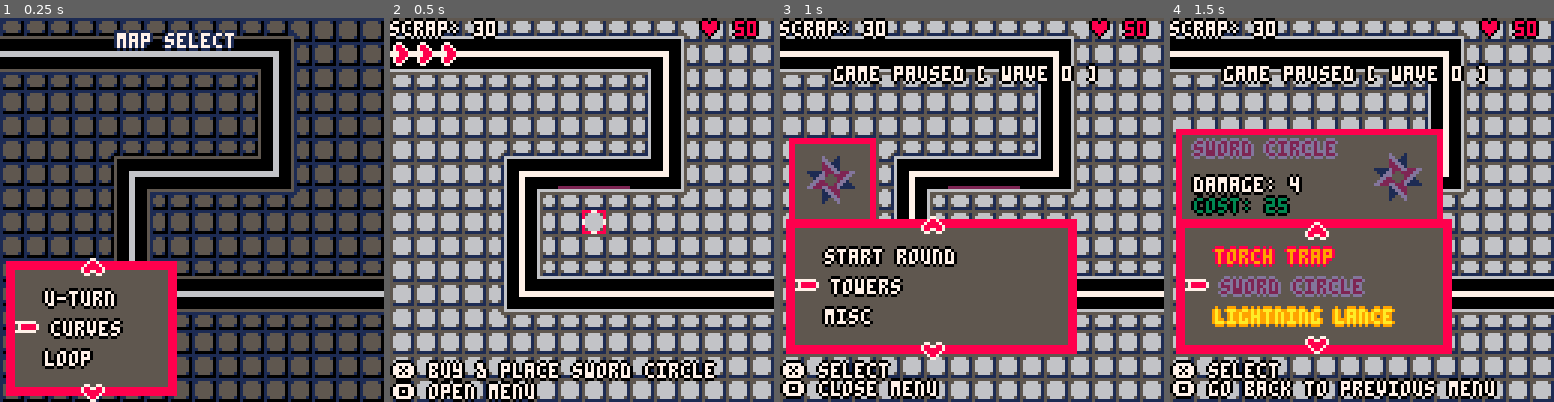
Above: before the commit, frames 1-4 (left to right).
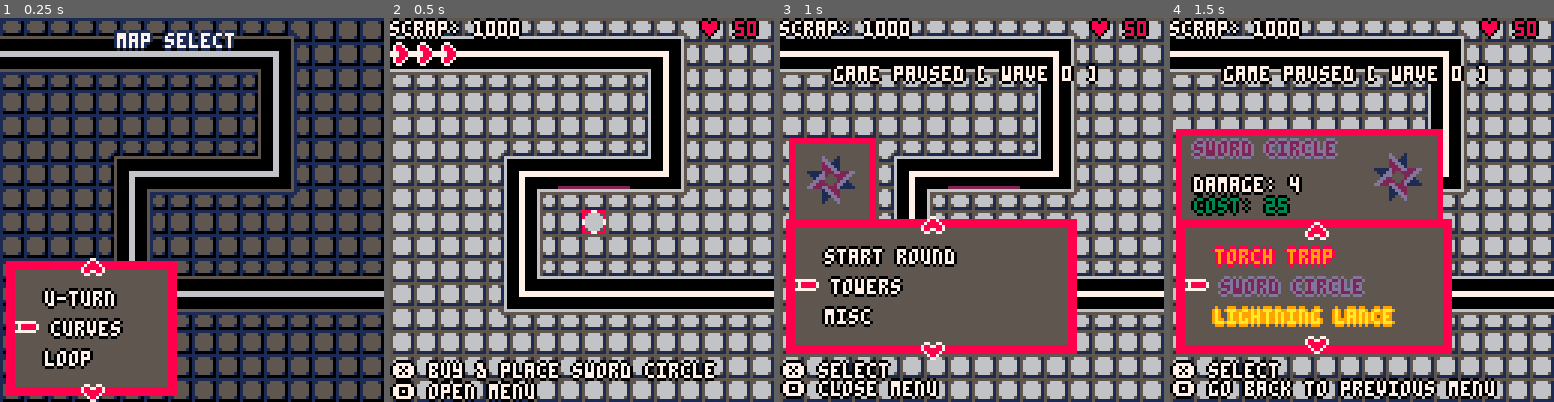
Above: after the commit, the same moments.

Repository: profilename14/TowerDefense
Game: PICO-8 cartridge tower_defense.p8
Same seed, same stepped clock (60 frames per second), same inputs: the game is played once before the commit and once after it.
Inputs:
- Up to frame 1 (0.25 s): no input
- Up to frame 2 (0.5 s): tap X (X key) at 0.33 s
- Up to frame 3 (1 s): tap O (Z key) at 0.7 s
- Up to frame 4 (1.5 s): tap X (X key) at 1.07 s

Frame 1 is identical in both runs. In frame 2, 0.4% of the frame differs, in the area x 22-35%, y 0-6%; in frame 3, 0.4%; in frame 4, 0.4%.

Commit message:
refactored hale blast

Diff:
--- a/src/data.lua
+++ b/src/data.lua
@@ -59,7 +59,7 @@
     sprite_index = 1,
     size = 1
   }
-  coins = 30
+  coins = 1000  -- TEMP
   player_health = 50
   enemy_required_spawn_ticks = 10
   -- If true, selecting towers manifests them. If false, selecting towers sells them.
--- a/src/helpers.lua
+++ b/src/helpers.lua
@@ -51,11 +51,11 @@
   return fget(mget(coord.x, coord.y), global_table_data.map_meta_data.non_path_flag_id)
 end
 
-function add_enemy_at_to_table(pos, table)
+function add_enemy_at_to_table(pos, table, multitarget)
   for enemy in all(enemies) do
     if enemy.position == pos then
       add(table, enemy)
-      return
+      if (multitarget) return
     end
   end
 end
--- a/src/tower.lua
+++ b/src/tower.lua
@@ -17,7 +17,6 @@
   self.__index = self
   return obj
 end
-
 function Tower:attack()
   self.current_attack_ticks = (self.current_attack_ticks + 1) % self.attack_delay
   if (self.current_attack_ticks > 0) return
@@ -27,9 +26,9 @@
       -- ensure damage is awlays updated to the cooldown.
       self.dmg = min(self.manifest_cooldown, 100) / 15
     end
-    Tower.apply_damage(self, Tower.nova_collision(self))
+    Tower.apply_damage(self, Tower.nova_collision(self), self.dmg)
   elseif self.type == "rail" then
-    Tower.apply_damage(self, Tower.raycast(self))
+    Tower.apply_damage(self, Tower.raycast(self), self.dmg)
   elseif self.type == "frontal" then
     Tower.freeze_enemies(self, Tower.frontal_collision(self))
   elseif self.type == "floor" then
@@ -47,7 +46,7 @@
   if (#hits > 0) raycast_spawn(self.position, self.radius, self.dir, global_table_data.animation_data.spark)
   return hits
 end
--- Used for manifestation wby both the Hale Howitzer and Lightning Lance (probably). Can draw whatever type of line required.
+-- Used for manifestation wby both the Hale Howitzer and Lightning Lance. Can draw whatever type of line required.
 function Tower:custom_raycast(in_position, in_radius, in_direction, in_animation)
   if (in_direction == Vec:new(0, 0)) return
   local hits = {}
@@ -82,14 +81,9 @@
   if (#hits > 0) frontal_spawn(self.position, self.radius, self.dir, global_table_data.animation_data.frost)
   return hits
 end
-function Tower:apply_damage(targets)
+function Tower:apply_damage(targets, damage)
   for enemy in all(targets) do
-    if (enemy.hp > 0) enemy.hp -= self.dmg
-  end
-end
-function Tower:apply_custom_damage(damage_in, targets)
-  for enemy in all(targets) do
-    if (enemy.hp > 0) enemy.hp -= damage_in
+    if (enemy.hp > 0) enemy.hp -= damage
   end
 end
 function Tower:freeze_enemies(targets)
@@ -105,35 +99,49 @@
   draw_sprite_shadow(sprite, p, 2, self.animator.sprite_size, theta)
   draw_sprite_rotated(sprite, p, self.animator.sprite_size, theta)
 end
-
-function place_tower(position)
-  -- check if there is a tower here
-  if (grid[position.y][position.x] == "tower") return false
-  local tower_details = global_table_data.tower_templates[selected_menu_tower_id]
-  -- check if player has the money
-  if (coins < tower_details.cost) return false
-  -- spawn the tower
-  if ((tower_details.type == "floor") ~= (grid[position.y][position.x] == "path")) return false
-  add(towers, Tower:new(position, tower_details, direction))
-  coins -= tower_details.cost
-  grid[position.y][position.x] = "tower"
-  return true
-end
-
-function refund_tower_at(position)
-  for tower in all(towers) do
-    if tower.position == position then
-      grid[position.y][position.x] = "empty"
-      if (tower.type == "floor") grid[position.y][position.x] = "path"
-      coins += tower.cost \ 1.25
-      del(animators, tower.animator)
-      del(towers, tower)
-     end
-  end
-end
-
 function Tower:cooldown()
   if (self.manifest_cooldown >= 0) self.manifest_cooldown -= 1
+end
+function Tower:manifested_lightning_blast()
+  local pos_sel = selector.position/8
+  local xnum =  (pos_sel.x - self.position.x) / 8
+  local ynum =  (pos_sel.y - self.position.y) / 8
+  local direction = Vec:new(xnum, ynum)
+  local selfpos = Vec:new(self.position.x+1, self.position.y)
+  if (self.manifest_cooldown > 0) return
+  self.manifest_cooldown = 5
+  for i=1, 3 do
+    Tower.apply_damage(self, Tower.custom_raycast(self, selfpos, 64, direction, global_table_data.animation_data.spark), self.dmg * 2)
+    selfpos.x -= 1
+  end
+  selfpos.x += 2
+  selfpos.y += 1
+  for i=1, 3 do
+    Tower.apply_damage(self, Tower.custom_raycast(self, selfpos, 64, direction, global_table_data.animation_data.spark), self.dmg * 2)
+    selfpos.y -= 1
+  end
+end
+function Tower:manifested_hale_blast()
+  if (self.manifest_cooldown > 0) return
+  self.manifest_cooldown = 25
+
+  local pos = selector.position / 8
+  local hits = {}
+  add_enemy_at_to_table(pos, hits, true)  -- center
+  add_enemy_at_to_table(pos + Vec:new(0, 1), hits, true)  -- south
+  add_enemy_at_to_table(pos + Vec:new(0, -1), hits, true) -- north
+  add_enemy_at_to_table(pos + Vec:new(-1, 0), hits, true) -- west
+  add_enemy_at_to_table(pos + Vec:new(1, 0), hits, true)  -- east
+
+  Tower.freeze_enemies(self, hits)
+  Tower.apply_damage(self, hits, self.dmg\4)
+end
+ -- The sword circle uses the cooldown system in a different kind of way: it stores the player's
+ -- rotation speed (to a max of 100/25=4 damage, with 3x attack speed).
+function Tower:check_sword_circle_spin()
+  self.manifest_cooldown += 7
+  self.manifest_cooldown = min(self.manifest_cooldown, 110)
+  self.dmg = min(self.manifest_cooldown, 100) / 15
 end
 
 function manifest_tower_at(position)
@@ -182,55 +190,30 @@
   end
 end
 
-function Tower:manifested_lightning_blast()
-  local pos_sel = selector.position/8
-  local xnum =  (pos_sel.x - self.position.x) / 8
-  local ynum =  (pos_sel.y - self.position.y) / 8
-  local direction = Vec:new(xnum, ynum)
-  local selfpos = Vec:new(self.position.x+1, self.position.y)
-  if (self.manifest_cooldown > 0) return
-  self.manifest_cooldown = 200
-  for i=1, 3 do
-    Tower.apply_custom_damage(self, self.dmg * 2, Tower.custom_raycast(self, selfpos, 64, direction, global_table_data.animation_data.spark))
-    selfpos.x -= 1
-  end
-  selfpos.x += 2
-  selfpos.y += 1
-  for i=1, 3 do
-    Tower.apply_custom_damage(self, self.dmg * 2, Tower.custom_raycast(self, selfpos, 64, direction, global_table_data.animation_data.spark))
-    selfpos.y -= 1
-  end
-end
-
-function Tower:manifested_hale_blast()
-  local pos = selector.position/8
-  local southpos = Vec:new(pos.x, pos.y + 2)
-  local westpos = Vec:new(pos.x - 2, pos.y)
-  local north = Vec:new(0, -1)
-  local east  = Vec:new(1, 0)
-  if (self.manifest_cooldown > 0) return
-  self.manifest_cooldown = 25
-  -- Now that we know we can attack, freeze a 3x3 + shaped area and then deal damage in that same area.
-  -- Note this will probably deal extra damage to the center area but we can just call that a feature.
-  Tower.freeze_enemies(self, Tower.custom_raycast(self, southpos, 3, north, global_table_data.animation_data.frost))
-  Tower.freeze_enemies(self, Tower.custom_raycast(self, westpos, 3, east, global_table_data.animation_data.frost))
-  Tower.apply_custom_damage(self, self.dmg / 4, Tower.custom_raycast(self, southpos, 3, north, global_table_data.animation_data.frost))
-  Tower.apply_custom_damage(self, self.dmg / 4, Tower.custom_raycast(self, westpos, 3, east, global_table_data.animation_data.frost))
-
-end
-
- -- The sword circle uses the cooldown system in a different kind of way: it stores the player's
- -- rotation speed (to a max of 100/25=4 damage, with 3x attack speed).
-
-function Tower:check_sword_circle_spin()
-
-  self.manifest_cooldown += 7
-
-  self.manifest_cooldown = min(self.manifest_cooldown, 110)
-
-  self.dmg = min(self.manifest_cooldown, 100) / 15
-
-  printh(self.dmg)
+function place_tower(position)
+  -- check if there is a tower here
+  if (grid[position.y][position.x] == "tower") return false
+  local tower_details = global_table_data.tower_templates[selected_menu_tower_id]
+  -- check if player has the money
+  if (coins < tower_details.cost) return false
+  -- spawn the tower
+  if ((tower_details.type == "floor") ~= (grid[position.y][position.x] == "path")) return false
+  add(towers, Tower:new(position, tower_details, direction))
+  coins -= tower_details.cost
+  grid[position.y][position.x] = "tower"
+  return true
+end
+
+function refund_tower_at(position)
+  for tower in all(towers) do
+    if tower.position == position then
+      grid[position.y][position.x] = "empty"
+      if (tower.type == "floor") grid[position.y][position.x] = "path"
+      coins += tower.cost \ 1.25
+      del(animators, tower.animator)
+      del(towers, tower)
+     end
+  end
 end
 
 function draw_tower_attack_overlay(tower_details)
--- a/tower_defense.p8
+++ b/tower_defense.p8
@@ -183,7 +183,7 @@
     sprite_index = 1,
     size = 1
   }
-  coins = 30
+  coins = 1000  -- TEMP
   player_health = 50
   enemy_required_spawn_ticks = 10
   manifest_mode = true
@@ -367,9 +367,12 @@
   self.current_attack_ticks = (self.current_attack_ticks + 1) % self.attack_delay
   if (self.current_attack_ticks > 0) return
   if self.type == "tack" then
-    Tower.apply_damage(self, Tower.nova_collision(self))
+    if manifesting_sword and self.position == manifest_location then
+      self.dmg = min(self.manifest_cooldown, 100) / 15
+    end
+    Tower.apply_damage(self, Tower.nova_collision(self), self.dmg)
   elseif self.type == "rail" then
-    Tower.apply_damage(self, Tower.raycast(self))
+    Tower.apply_damage(self, Tower.raycast(self), self.dmg)
   elseif self.type == "frontal" then
     Tower.freeze_enemies(self, Tower.frontal_collision(self))
   elseif self.type == "floor" then
@@ -392,8 +395,8 @@
   local hits = {}
   for i=1, in_radius do
     local cur_loc = in_position + in_direction * i
-    cur_loc.x = ((flr(cur_loc.x))*8 )/ 8
-    cur_loc.y = ((flr(cur_loc.y))*8 )/ 8
+    cur_loc.x = flr(cur_loc.x)
+    cur_loc.y = flr(cur_loc.y)
     add_enemy_at_to_table(cur_loc, hits)
   end
   custom_raycast_spawn(in_position, in_radius, in_direction, in_animation)
@@ -420,14 +423,9 @@
   if (#hits > 0) frontal_spawn(self.position, self.radius, self.dir, global_table_data.animation_data.frost)
   return hits
 end
-function Tower:apply_damage(targets)
+function Tower:apply_damage(targets, damage)
   for enemy in all(targets) do
-    if (enemy.hp > 0) enemy.hp -= self.dmg
-  end
-end
-function Tower:apply_custom_damage(damage_in, targets)
-  for enemy in all(targets) do
-    if (enemy.hp > 0) enemy.hp -= damage_in
+    if (enemy.hp > 0) enemy.hp -= damage
   end
 end
 function Tower:freeze_enemies(targets)
@@ -443,29 +441,45 @@
   draw_sprite_shadow(sprite, p, 2, self.animator.sprite_size, theta)
   draw_sprite_rotated(sprite, p, self.animator.sprite_size, theta)
 end
-function place_tower(position)
-  if (grid[position.y][position.x] == "tower") return false
-  local tower_details = global_table_data.tower_templates[selected_menu_tower_id]
-  if (coins < tower_details.cost) return false
-  if ((tower_details.type == "floor") ~= (grid[position.y][position.x] == "path")) return false
-  add(towers, Tower:new(position, tower_details, direction))
-  coins -= tower_details.cost
-  grid[position.y][position.x] = "tower"
-  return true
-end
-function refund_tower_at(position)
-  for tower in all(towers) do
-    if tower.position == position then
-      grid[position.y][position.x] = "empty"
-      if (tower.type == "floor") grid[position.y][position.x] = "path"
-      coins += tower.cost \ 1.25
-      del(animators, tower.animator)
-      del(towers, tower)
-     end
-  end
-end
 function Tower:cooldown()
   if (self.manifest_cooldown >= 0) self.manifest_cooldown -= 1
+end
+function Tower:manifested_lightning_blast()
+  local pos_sel = selector.position/8
+  local xnum =  (pos_sel.x - self.position.x) / 8
+  local ynum =  (pos_sel.y - self.position.y) / 8
+  local direction = Vec:new(xnum, ynum)
+  local selfpos = Vec:new(self.position.x+1, self.position.y)
+  if (self.manifest_cooldown > 0) return
+  self.manifest_cooldown = 5
+  for i=1, 3 do
+    Tower.apply_damage(self, Tower.custom_raycast(self, selfpos, 64, direction, global_table_data.animation_data.spark), self.dmg * 2)
+    selfpos.x -= 1
+  end
+  selfpos.x += 2
+  selfpos.y += 1
+  for i=1, 3 do
+    Tower.apply_damage(self, Tower.custom_raycast(self, selfpos, 64, direction, global_table_data.animation_data.spark), self.dmg * 2)
+    selfpos.y -= 1
+  end
+end
+function Tower:manifested_hale_blast()
+  if (self.manifest_cooldown > 0) return
+  self.manifest_cooldown = 25
+  local pos = selector.position / 8
+  local hits = {}
+  add_enemy_at_to_table(pos, hits, true)  -- center
+  add_enemy_at_to_table(pos + Vec:new(0, 1), hits, true)  -- south
+  add_enemy_at_to_table(pos + Vec:new(0, -1), hits, true) -- north
+  add_enemy_at_to_table(pos + Vec:new(-1, 0), hits, true) -- west
+  add_enemy_at_to_table(pos + Vec:new(1, 0), hits, true)  -- east
+  Tower.freeze_enemies(self, hits)
+  Tower.apply_damage(self, hits, self.dmg\4)
+end
+function Tower:check_sword_circle_spin()
+  self.manifest_cooldown += 7
+  self.manifest_cooldown = min(self.manifest_cooldown, 110)
+  self.dmg = min(self.manifest_cooldown, 100) / 15
 end
 function manifest_tower_at(position)
   for tower in all(towers) do
@@ -473,6 +487,8 @@
       manifesting_now = true
       if (tower.type == "tack") then
         manifesting_sword = true
+        tower.attack_delay = 10
+        tower.dmg = 0
       elseif (tower.type == "rail") then
         manifesting_lightning = true
       elseif (tower.type == "frontal") then
@@ -495,6 +511,9 @@
   for tower in all(towers) do
     if tower.position == manifest_location then
       if (tower.type == "tack") then
+        local tower_details = global_table_data.tower_templates[1]
+        tower.attack_delay = tower_details.attack_delay
+        tower.dmg = tower_details.damage
       elseif (tower.type == "rail") then
       elseif (tower.type == "frontal") then
       elseif (tower.type == "floor") then
@@ -502,39 +521,26 @@
     end
   end
 end
-function Tower:manifested_lightning_blast()
-  local pos_sel = selector.position/8
-  local xnum =  (pos_sel.x - self.position.x) / 8
-  local ynum =  (pos_sel.y - self.position.y) / 8
-  local direction = Vec:new(xnum, ynum)
-  local selfpos = Vec:new(self.position.x+1, self.position.y)
-  if (self.manifest_cooldown > 0) return
-  self.manifest_cooldown = 200
-  for i=1, 3 do
-    Tower.apply_custom_damage(self, self.dmg * 2, Tower.custom_raycast(self, selfpos, 64, direction, global_table_data.animation_data.spark))
-    selfpos.x -= 1
-  end
-  selfpos.x += 2
-  selfpos.y += 1
-  for i=1, 3 do
-    Tower.apply_custom_damage(self, self.dmg * 2, Tower.custom_raycast(self, selfpos, 64, direction, global_table_data.animation_data.spark))
-    selfpos.y -= 1
-  end
-end
-function Tower:manifested_hale_blast()
-  local pos = selector.position/8
-  local southpos = Vec:new(pos.x, pos.y + 2)
-  local westpos = Vec:new(pos.x - 2, pos.y)
-  local north = Vec:new(0, -1)
-  local east  = Vec:new(1, 0)
-  if (self.manifest_cooldown > 0) return
-  self.manifest_cooldown = 25
-  Tower.freeze_enemies(self, Tower.custom_raycast(self, southpos, 3, north, global_table_data.animation_data.frost))
-  Tower.freeze_enemies(self, Tower.custom_raycast(self, westpos, 3, east, global_table_data.animation_data.frost))
-  Tower.apply_custom_damage(self, self.dmg / 4, Tower.custom_raycast(self, southpos, 3, north, global_table_data.animation_data.frost))
-  Tower.apply_custom_damage(self, self.dmg / 4, Tower.custom_raycast(self, westpos, 3, east, global_table_data.animation_data.frost))
-end
-function check_sword_circle_spin()
+function place_tower(position)
+  if (grid[position.y][position.x] == "tower") return false
+  local tower_details = global_table_data.tower_templates[selected_menu_tower_id]
+  if (coins < tower_details.cost) return false
+  if ((tower_details.type == "floor") ~= (grid[position.y][position.x] == "path")) return false
+  add(towers, Tower:new(position, tower_details, direction))
+  coins -= tower_details.cost
+  grid[position.y][position.x] = "tower"
+  return true
+end
+function refund_tower_at(position)
+  for tower in all(towers) do
+    if tower.position == position then
+      grid[position.y][position.x] = "empty"
+      if (tower.type == "floor") grid[position.y][position.x] = "path"
+      coins += tower.cost \ 1.25
+      del(animators, tower.animator)
+      del(towers, tower)
+     end
+  end
 end
 function draw_tower_attack_overlay(tower_details)
   local pos = selector.position/8
@@ -986,6 +992,11 @@
       end
     elseif manifesting_now == true then
       if manifesting_sword then
+        for tower in all(towers) do
+          if tower.position == manifest_location then
+            tower.check_sword_circle_spin(tower)
+          end
+        end
       elseif manifesting_lightning then
         for tower in all(towers) do
           if tower.position == manifest_location then
@@ -1008,7 +1019,6 @@
     if manifesting_torch == true then
     end
   else
-    check_sword_circle_spin()
   end
   foreach(towers, Tower.cooldown)
   if enemies_active then
@@ -1077,11 +1087,11 @@
 function placable_tile_location(coord)
   return fget(mget(coord.x, coord.y), global_table_data.map_meta_data.non_path_flag_id)
 end
-function add_enemy_at_to_table(pos, table)
+function add_enemy_at_to_table(pos, table, multitarget)
   for enemy in all(enemies) do
     if enemy.position == pos then
       add(table, enemy)
-      return
+      if (multitarget) return
     end
   end
 end
@@ -1175,6 +1185,9 @@
       value = false
     else
       value = tonum(val) or val
+    end
+    if value == "inf" then
+      value = 32767
     end
     table[key] = value
   end
